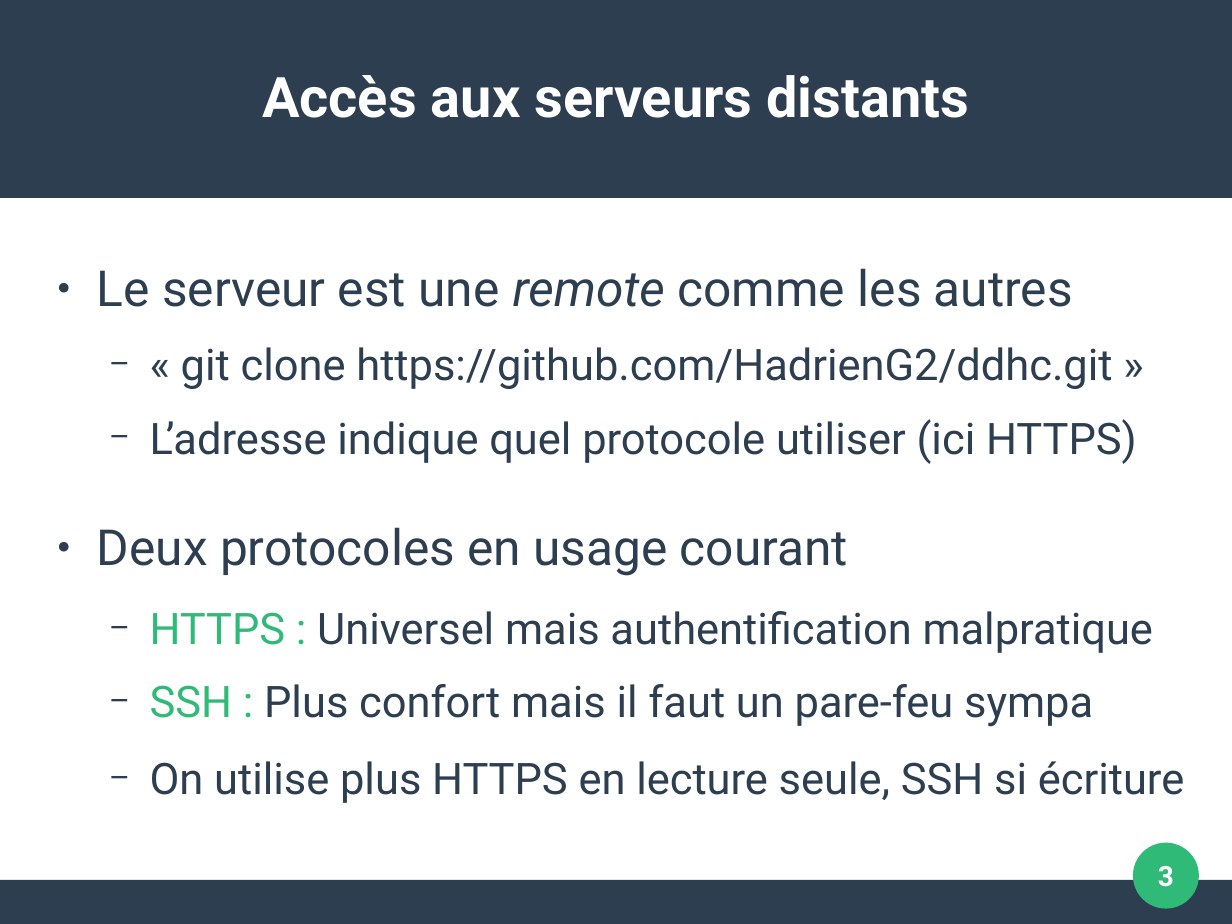
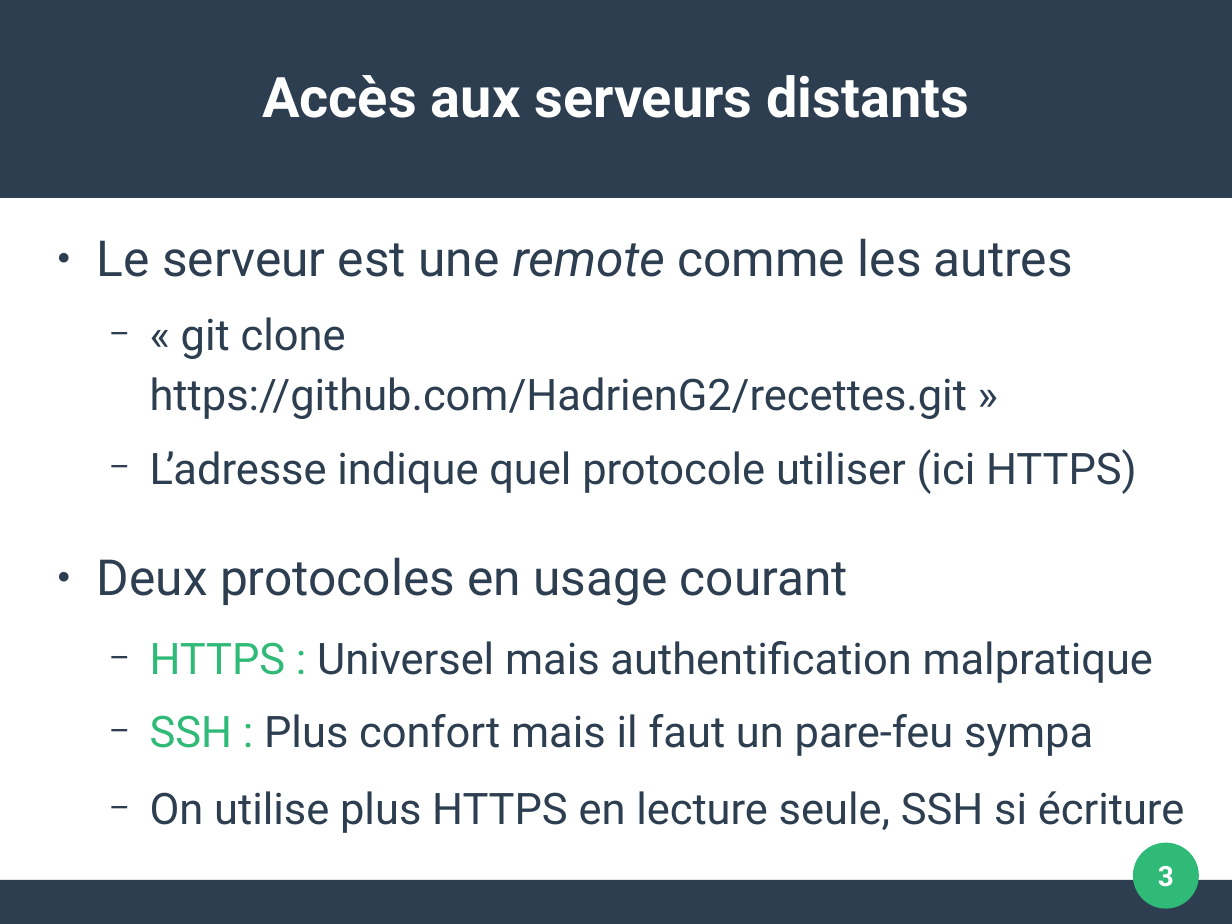
Before and after one commit to pushou/formation-git, a slide deck: slide 3 of Pres5-Reseau.odp. Drawn at 1232x924 pixels with LibreOffice and Linux fonts; fonts in the diff are those of the drawing. Boxes give left, top, right and bottom in pixels: in the first picture for what was removed or moved away, otherwise in the second. Text is boxed around its words. In the diff, an @@ line names an element or a change of style, - is before the commit and + after.

```diff
--- a/Pres5-Reseau.odp
+++ b/Pres5-Reseau.odp
@@ text at bbox=[150, 317, 967, 419]: text changed @@
-  − « git clone https://github.com/HadrienG2/ddhc.git »
+  − « git clone https://github.com/HadrienG2/recettes.git »
```
Also in this commit, not shown: 6 other slides changed, 6 other files.
